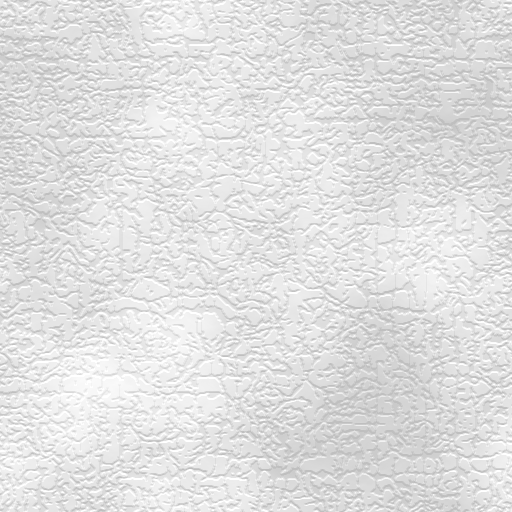
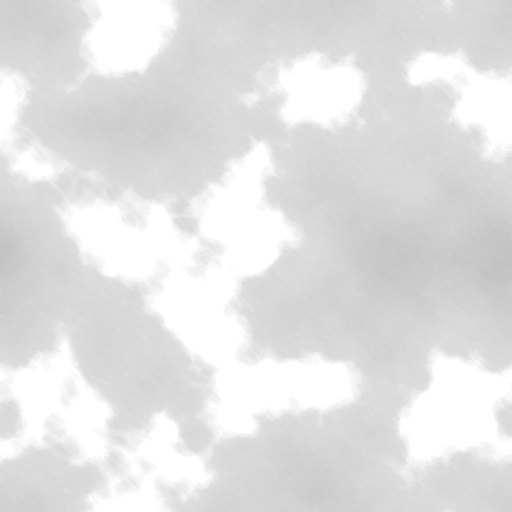
Comparing the layer stacks of the two 512×512 images. Changes:
painted on "Layer 1" over [0, 0, 512, 512]
